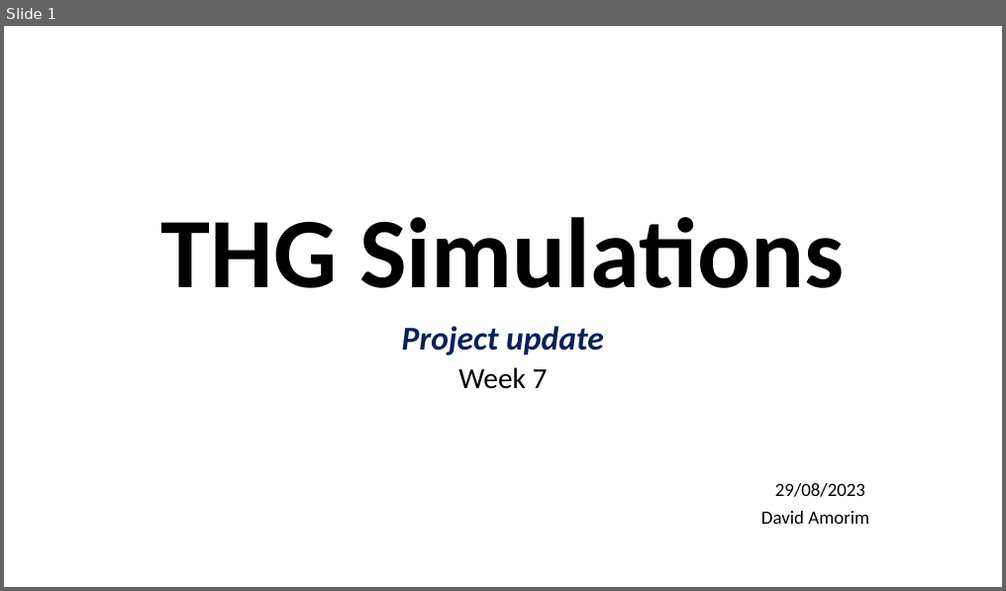
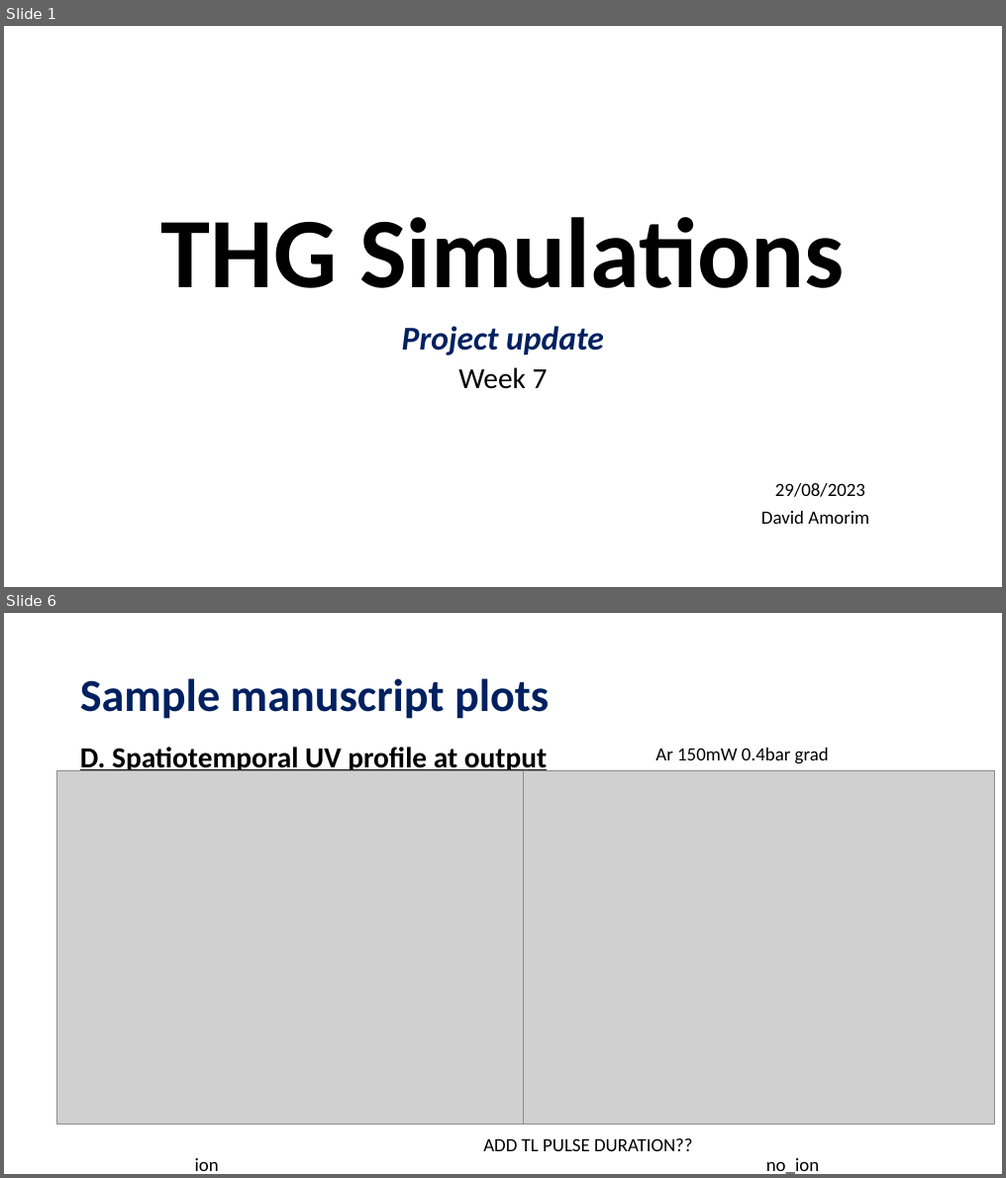
Before and after one commit to david-f-amorim/Simulating-THG-of-few-femtosecond-pulses-in-a-noble-gas-, a slide deck: presentations/DESY - Week 7.pptx. Shown one above the other, each under a label of ours: slide 1 before the commit, slides 1 and 6 after it; the slides between them are not shown. The pictures are 1006x591 and 1006x1178 pixels, drawn with LibreOffice and Linux fonts; fonts in the diff are those of the drawing; grey boxes stand for pictures. Boxes give left, top, right and bottom in pixels: in the first picture for what was removed or moved away, otherwise in the second. Text is boxed around its words. In the diff, an @@ line names an element or a change of style, - is before the commit and + after.

```diff
--- a/presentations/DESY - Week 7.pptx
+++ b/presentations/DESY - Week 7.pptx
@@ slide 6 added at (4,613,1002,1174), background #FFFFFF @@
@@ title added at (80,678,548,719), 44 pt, text #002060, bold @@
+Sample manuscript plots
@@ text added at (80,747,547,775), 28 pt, text #000000, bold, underline @@
+D. Spatiotemporal UV profile at output
@@ text added at (655,748,829,764), 18 pt, text #000000 @@
+Ar 150mW 0.4bar grad
@@ picture added at (57,770,529,1124) @@
@@ picture added at (524,770,995,1124) @@
@@ text added at (483,1139,693,1152), 18 pt, text #000000 @@
+ADD TL PULSE DURATION??
@@ text added at (195,1158,219,1171), 18 pt, text #000000 @@
+ion
@@ text added at (766,1158,819,1174), 18 pt, text #000000 @@
+no_ion
```
Also in this commit, not shown: 2 slides changed, 6 other slides added, 17 other files.
